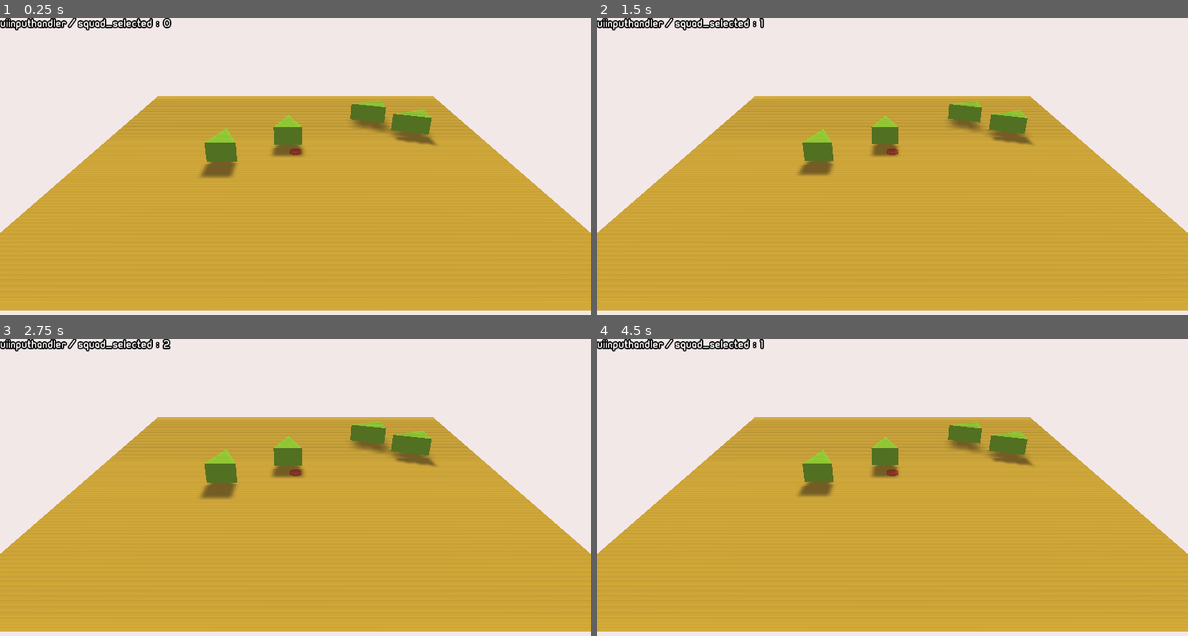
Above: before the commit, frames 1-4 (two rows, left to right).
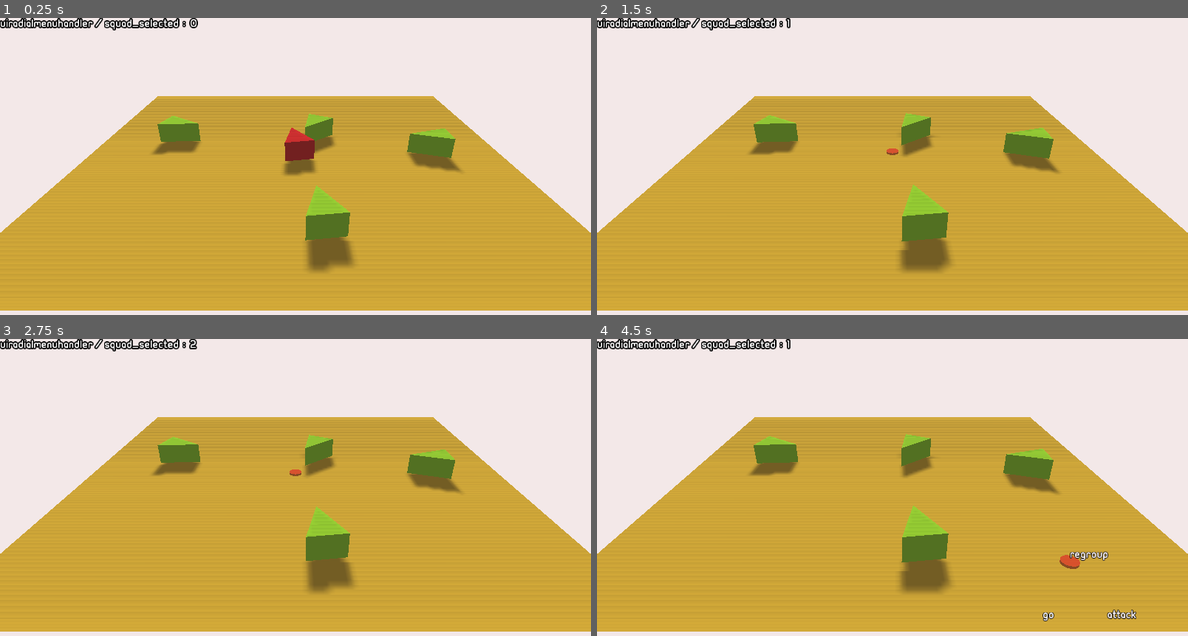
Above: after the commit, the same moments.

Repository: balmeidaa/squaddies
Game: Godot game, scene res://World.tscn
Same seed, same stepped clock (60 frames per second), same inputs: the game is played once before the commit and once after it.
Inputs (mouse positions are in pixels of both pictures, inside the frame that each line leads up to):
- Up to frame 1 (0.25 s): no input
- Up to frame 2 (1.5 s): tap Enter (ui_accept) at 0.5, 0.77, 1.07 s; move the mouse to (1022, 172) at 0.52 s; hold Tab (ui_select_all) 0.53-1.28 s; tap 1 (ui_select_squad_1) at 0.8, 1.35 s; move the mouse to (774, 208) at 1.27 s
- Up to frame 3 (2.75 s): tap Enter (ui_accept) at 1.52, 1.82, 2.3 s; tap 2 (ui_select_squad_2) at 1.55 s; move the mouse to (354, 437) at 2.02 s; hold 2 (ui_select_squad_2) from 2.03 s (still down)
- Up to frame 4 (4.5 s): move the mouse to (862, 579) at 2.77 s; release 2 (ui_select_squad_2) at 2.78 s; tap Enter (ui_accept) at 2.85, 3.02, 3.32, 3.77, 4.07 s; tap Tab (ui_select_all) at 3.05 s; move the mouse to (1069, 561) at 3.52 s; hold Tab (ui_select_all) 3.53-4.25 s; tap 1 (ui_select_squad_1) at 3.8 s; right-click (1069, 561) at 4.15 s; click (1022, 585) at 4.25 s, where only the run after the commit has a clickable "\"

The runs differ from the first frame. In frame 1, 7.5% of the frame differs, in the area x 1-79%, y 0-86%; in frame 2, 7.3%; in frame 3, 7.2%; in frame 4, 7.7%, in the area x 1-92%, y 0-96%.
Error after the commit: Attempt to call function 'queue_free' in base 'null instance' on a null instance. (res://World.gd:30)

Commit message:
added state machine

Diff:
--- a/AnimationHandlerTeam.gd
+++ b/AnimationHandlerTeam.gd
@@ -1,61 +1,18 @@
 extends AnimationPlayer
 
-
-var squad_states:={
-    "idle":["idle","move_to","fire","moving_fire"],
-    "move_to":["idle","moving_fire","fire"],
-    "moving_fire":["idle","move_to","fire"],
-    "fire":["idle","moving_fire","move_to"]
-   }
-
-var animation_speeds = {
-    "idle":1,
-    "move_to":1,
-    "fire":0.2,
-    "moving_fire":1.5
-}
-
-var current_state: String
-var callback_function = null
-
 func _ready():
-
-    current_state = "idle"
-    set_animation("idle")
     connect("animation_finished", self, "animation_ended")
 
 func set_animation(animation_name):
-    if animation_name == current_state:
-        #print ("AnimationPlayer_Manager.gd -- WARNING: animation is already ", animation_name)
+    if animation_name == current_animation:
         return true
 
-
     if has_animation(animation_name):
-        if current_state != null:
-            var possible_animations = squad_states[current_state]
-            if animation_name in possible_animations:
-                current_state = animation_name
-                play(animation_name, -1, animation_speeds[animation_name])
-                return true
-            else:
-                print ("AnimationPlayer_Manager.gd -- WARNING: Cannot change to ", animation_name, " from ", current_state)
-                return false
-        else:
-            current_state = animation_name
-            play(animation_name, -1, animation_speeds[animation_name])
-            return true
-    return false
-
+        play(animation_name, 1.0)
+        return true
+    else:
+        print ("AnimationPlayer_Manager.gd -- WARNING: animation no found")
+        return false
 
 func animation_ended(anim_name):
-    match(current_state):
-        "idle":
-            pass
-        "move_to":
-            pass
-
-func animation_callback():
-    if callback_function == null:
-        print ("AnimationPlayer_Manager.gd -- WARNING: No callback function for the animation to call!")
-    else:
-        callback_function.call_func()
+    set_animation(current_animation)
--- a/EnemySoldier.tscn
+++ b/EnemySoldier.tscn
@@ -33,7 +33,7 @@
 transform = Transform( -1, -3.25841e-07, 5.30863e-14, 0, -1.62921e-07, -1, 3.25841e-07, -1, 1.62921e-07, 0, 0.5, 0 )
 shape = SubResource( 3 )
 
-[node name="Area" type="Area" parent="." index="4"]
+[node name="Area" type="Area" parent="." index="3"]
 collision_layer = 2
 
 [node name="CollisionShape" type="CollisionShape" parent="Area" index="0"]
--- a/RadialMenu.gd
+++ b/RadialMenu.gd
@@ -3,16 +3,16 @@
 export var radius = 70
 export var speed = 0.25
 
-var num
+var number_items
 var active = false
 
 # Called when the node enters the scene tree for the first time.
 func _ready():
-    UiInputHandler.connect("invoke_radial_menu", self, "toggle_menu")
-    num = $Control.get_child_count()
-    for b in $Control.get_children():
-        b.rect_position = rect_position
-        b.hide()
+    UiRadialMenuHandler.connect("invoke_radial_menu", self, "toggle_menu")
+    number_items = $Control.get_child_count()
+    for buttons in $Control.get_children():
+        buttons.rect_global_position = rect_global_position
+        buttons.hide()
 
 
 func toggle_menu(position:Vector2):
@@ -24,33 +24,33 @@
 
 
 func show_menu(position):
-    var spacing = TAU / num
-    for b in $Control.get_children():
-        b.show()
+    var spacing = TAU / number_items
+    for buttons in $Control.get_children():
+        buttons.show()
         # Subtract PI/2 to align the first button  to the top
-        var angle = spacing * b.get_position_in_parent() - PI / 2
+        var angle = spacing * buttons.get_position_in_parent() - PI / 2
         var dest = position + Vector2(radius, 0).rotated(angle)
-        $Tween.interpolate_property(b, "rect_position",
-                b.rect_position, dest, speed,
+        $Tween.interpolate_property(buttons, "rect_position",
+                buttons.rect_position, dest, speed,
                 Tween.TRANS_BACK, Tween.EASE_OUT)
-        $Tween.interpolate_property(b, "rect_scale",
+        $Tween.interpolate_property(buttons, "rect_scale",
                 Vector2(0.5, 0.5), Vector2.ONE, speed,
                 Tween.TRANS_LINEAR)
     $Tween.start()
 
 func hide_menu():
-    for b in $Control.get_children():
-        $Tween.interpolate_property(b, "rect_position", b.rect_position,
-                rect_position, speed, Tween.TRANS_BACK, Tween.EASE_IN)
-        $Tween.interpolate_property(b, "rect_scale", null,
+    for buttons in $Control.get_children():
+        $Tween.interpolate_property(buttons, "rect_position", buttons.rect_position,
+                 Vector2.ZERO, speed, Tween.TRANS_BACK, Tween.EASE_IN)
+        $Tween.interpolate_property(buttons, "rect_scale", null,
                 Vector2(0.5, 0.5), speed, Tween.TRANS_LINEAR)
     $Tween.start()
 
 
 func _on_Tween_tween_all_completed():
     if not active:
-         for b in $Control.get_children():
-            b.hide()
+         for buttons in $Control.get_children():
+            buttons.hide()
 
 
 func _on_Regroup_pressed():
@@ -58,7 +58,7 @@
 
 
 func _on_Go_pressed():
-    UiInputHandler.order_squad()
+    UiRadialMenuHandler.order_squad()
     active = false
     hide_menu()
 
--- a/RadialMenu.tscn
+++ b/RadialMenu.tscn
@@ -33,11 +33,6 @@
 font_data = SubResource( 5 )
 
 [node name="RadialMenu" type="Control"]
-anchor_right = 1.0
-anchor_bottom = 1.0
-margin_right = -624.0
-margin_bottom = -200.0
-rect_min_size = Vector2( 200, 200 )
 script = ExtResource( 1 )
 __meta__ = {
 "_edit_use_anchors_": false
--- /dev/null
+++ b/SMTeamLogic.gd
@@ -0,0 +1,8 @@
+extends "res://StateMachine.gd"
+
+func _ready():
+    add_state("idle")
+    add_state("move_to")
+    add_state("attack")
+    add_state("moving_attack")
+    add_state("reload")
--- /dev/null
+++ b/StateMachine.gd
@@ -0,0 +1,42 @@
+extends Node
+class_name StateMachine
+
+var state = null setget set_state
+var prev_state = null
+var states = {}
+
+onready var parent = get_parent()
+
+func _ready():
+    pass
+
+func _physics_process(delta):
+    if state != null:
+        _state_logic(delta)
+        var transition = _get_transition(delta)
+        if transition != null:
+            set_state(transition)
+
+func _state_logic(delta):
+    pass
+
+func _get_transition(delta):
+    return null
+
+func _enter_state(new_state, old_state):
+    pass
+
+func _exit_state(old_state, new_state):
+    pass
+
+func set_state(new_state):
+    prev_state = state
+    state = new_state
+
+    if prev_state != null:
+        _exit_state(prev_state, new_state)
+    if new_state != null:
+        _enter_state(new_state, prev_state)
+
+func add_state(state_name):
+    states[state_name] = states.size()
--- a/TeamMate.tscn
+++ b/TeamMate.tscn
@@ -6,13 +6,12 @@
 [ext_resource path="res://SoldierCollision.tres" type="Shape" id=4]
 [ext_resource path="res://AnimationHandlerTeam.gd" type="Script" id=5]
 
-[sub_resource type="CylinderShape" id=3]
+[sub_resource type="CylinderShape" id=1]
 radius = 1.79634
 
-[sub_resource type="Animation" id=4]
-resource_name = "fire"
+[sub_resource type="Animation" id=2]
+resource_name = "attack"
 length = 0.2
-loop = true
 tracks/0/type = "method"
 tracks/0/path = NodePath("FirePosition/Muzzle")
 tracks/0/interp = 1
@@ -68,16 +67,16 @@
 
 [node name="BodyCollision" type="CollisionShape" parent="Area" index="0"]
 transform = Transform( 1, 0, 0, 0, 1, 0, 0, 0, 1, 0, 1, 0 )
-shape = SubResource( 3 )
+shape = SubResource( 1 )
 
 [node name="EnemyDetector" parent="." index="4" instance=ExtResource( 2 )]
 collision_mask = 2
 
 [node name="AnimationPlayer" type="AnimationPlayer" parent="." index="5"]
 autoplay = "idle"
-anims/fire = SubResource( 4 )
-anims/idle = SubResource( 5 )
-anims/move_to = SubResource( 6 )
+anims/attack = SubResource( 2 )
+anims/idle = SubResource( 3 )
+anims/move_to = SubResource( 4 )
 script = ExtResource( 5 )
 [connection signal="body_entered" from="Area" to="." method="_on_Area_body_entered"]
 [connection signal="body_exited" from="Area" to="." method="_on_Area_body_exited"]
--- a/TeamSoldier.gd
+++ b/TeamSoldier.gd
@@ -52,9 +52,14 @@
         enemy_contact = true
         enemy_target = body.transform.origin
         look_at(enemy_target, Vector3.UP)
-        $AnimationPlayer.set_animation("fire")
+        $AnimationPlayer.set_animation("attack")
 
 
 
 func _on_EnemyDetector_body_exited(body):
      enemy_contact = false
+     if target == null:
+
+        $AnimationPlayer.set_animation("idle")
+     else:
+        $AnimationPlayer.set_animation("move_to")
--- a/World.gd
+++ b/World.gd
@@ -13,34 +13,39 @@
 
     add_child(squad_1)
     add_child(squad_2)
-    UiInputHandler.connect("order_move", self, "move_selected_squad")
+    UiRadialMenuHandler.connect("order_move", self, "move_selected_squad")
 
     resolution = Vector2(get_viewport().size.x, get_viewport().size.y)
-    $RadialMenu.rect_position = resolution/2
-
-    $Debugger.add_property(UiInputHandler, "squad_selected", "")
+    $RadialMenu.rect_global_position = resolution/2
+    print($RadialMenu.rect_global_position)
+    print(resolution/2)
+    $Debugger.add_property(UiRadialMenuHandler, "squad_selected", "")
 
 
 
 func _unhandled_input(event):
     var mouse_position = get_mouse_position()
-
+    #Debug purposes
+    if event.is_action_pressed("ui_accept"):
+       $EnemySoldier.queue_free()
     if event.is_action_pressed("ui_select_squad_1"):
-        UiInputHandler.set_squad(1)
+        UiRadialMenuHandler.set_squad(1)
     if event.is_action_pressed("ui_select_squad_2"):
-        UiInputHandler.set_squad(2)
+        UiRadialMenuHandler.set_squad(2)
     if event.is_action_pressed("ui_select_all"):
-        UiInputHandler.set_squad(0)
+        UiRadialMenuHandler.set_squad(0)
     if event.is_action_pressed("ui_squad_menu"):
-        UiInputHandler.toggle_radial_menu(event.position)
-        UiInputHandler.set_target_position(mouse_position)
+        UiRadialMenuHandler.toggle_radial_menu(event.position)
+        UiRadialMenuHandler.set_target_position(mouse_position)
         $Marker.transform.origin = mouse_position
+        print("mouse_position "+ str(mouse_position))
+        print("event.position "+ str(event.position))
 #    if event.is_action_released("ui_squad_menu"):
-#        UiInputHandler.toggle_radial_menu(event.position)
+#        UiRadialMenuHandler.toggle_radial_menu(event.position)
 
 func move_selected_squad():
 
-    var squad_name = "squad_" + String(UiInputHandler.squad_selected)
+    var squad_name = "squad_" + String(UiRadialMenuHandler.squad_selected)
 
     match squad_name:
         "squad_1":
--- a/World.tscn
+++ b/World.tscn
@@ -1,6 +1,7 @@
-[gd_scene load_steps=9 format=2]
+[gd_scene load_steps=10 format=2]
 
 [ext_resource path="res://World.gd" type="Script" id=1]
+[ext_resource path="res://EnemySoldier.tscn" type="PackedScene" id=2]
 [ext_resource path="res://Debugger.tscn" type="PackedScene" id=4]
 [ext_resource path="res://RadialMenu.tscn" type="PackedScene" id=5]
 
@@ -52,3 +53,5 @@
 transform = Transform( 10, 0, 0, 0, 10, 0, 0, 0, 10, 0, 0, 0 )
 mesh = SubResource( 5 )
 material/0 = null
+
+[node name="EnemySoldier" parent="." instance=ExtResource( 2 )]
--- a/project.godot
+++ b/project.godot
@@ -8,9 +8,14 @@
 
 config_version=4
 
-_global_script_classes=[  ]
+_global_script_classes=[ {
+"base": "Node",
+"class": "StateMachine",
+"language": "GDScript",
+"path": "res://StateMachine.gd"
+} ]
 _global_script_class_icons={
-
+"StateMachine": ""
 }
 
 [application]
@@ -21,7 +26,7 @@
 
 [autoload]
 
-UiInputHandler="*res://UIInputHandler.gd"
+UiRadialMenuHandler="*res://UiRadialMenuHandler.gd"
 
 [input]
 
--- a/squad.gd
+++ b/squad.gd
@@ -11,6 +11,6 @@
         team.global_transform.origin = Vector3(x,y,z)
 
 func move_squad():
-    var move_position = UiInputHandler.get_target_position()
+    var move_position = UiRadialMenuHandler.get_target_position()
     for team in self.get_children():
         team.target = move_position
--- a/squad.tscn
+++ b/squad.tscn
@@ -3,7 +3,7 @@
 [ext_resource path="res://TeamMate.tscn" type="PackedScene" id=1]
 [ext_resource path="res://squad.gd" type="Script" id=3]
 
-[node name="squad" type="Node" groups=[
+[node name="Squad" type="Node" groups=[
 "team",
 ]]
 script = ExtResource( 3 )
Not shown: 2 places in TeamMate.tscn that only renumber resources
Renamed: UIInputHandler.gd -> UiRadialMenuHandler.gd
